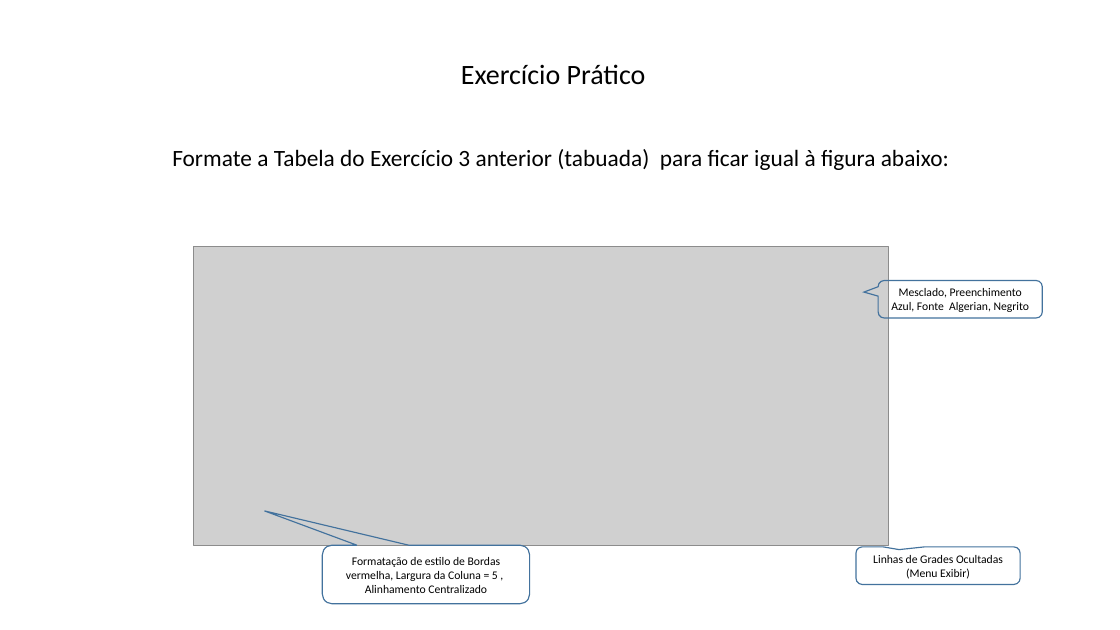
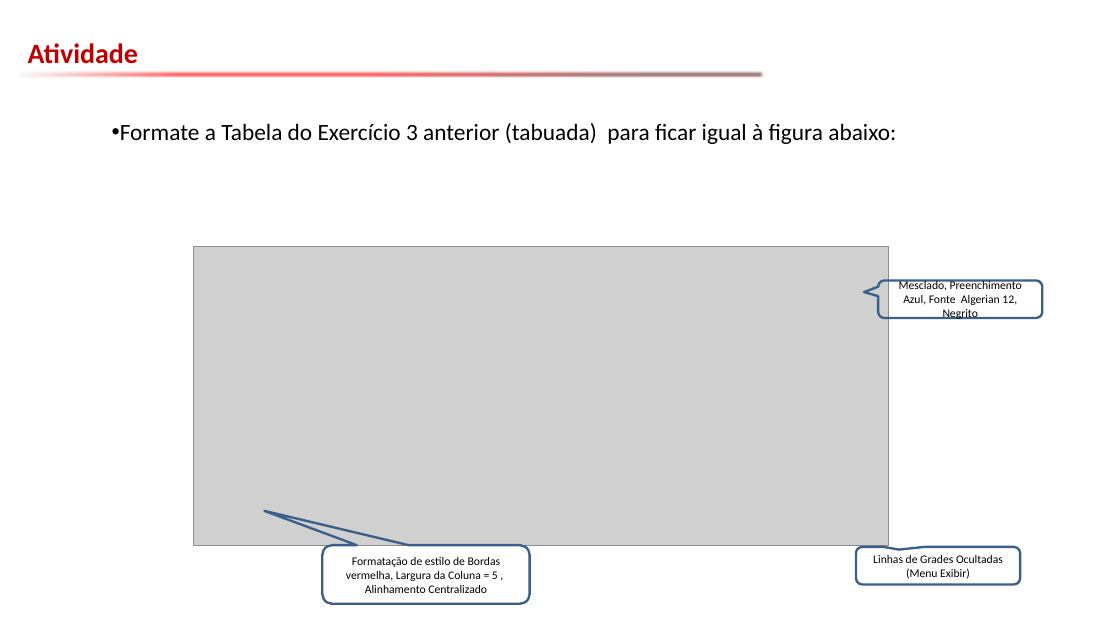
Before and after one commit to emerson-fenrir/Excel_Basico, a slide deck: slide 28 of Aula2.pptx (slide 20 before the commit). Drawn at 1120x630 pixels with LibreOffice and Linux fonts; fonts in the diff are those of the drawing; grey boxes stand for pictures; background and template pictures are left out. Boxes give left, top, right and bottom in pixels: in the first picture for what was removed or moved away, otherwise in the second. Text is boxed around its words. In the diff, an @@ line names an element or a change of style, - is before the commit and + after.

```diff
--- a/Aula2.pptx
+++ b/Aula2.pptx
@@ text added at (x1=28, y1=43, x2=139, y2=64), 24 pt, text #C00000, bold @@
+Atividade
@@ right arrow added at (x1=16, y1=68, x2=765, y2=81), fill gradient #F6FBFC to #FF0000 to #632523 @@
@@ text removed at (x1=461, y1=64, x2=646, y2=85) @@
-Exercício Prático
@@ subtitle "Formate a Tabela do Exercício ..." moved from (x1=172, y1=149, x2=949, y2=170) to (x1=120, y1=123, x2=896, y2=144) @@
@@ subtitle "Formate a Tabela do Exercício ..." at (x1=120, y1=123, x2=896, y2=144): alignment centre to left; bullet none to •; line spacing 0.9 to 1; less space between paragraphs @@
@@ outline #43739E 1 pt to #3A5F8C 2 pt in 3 elements at (x1=323, y1=545, x2=530, y2=604), (x1=856, y1=547, x2=1020, y2=585), (x1=878, y1=281, x2=1042, y2=318) @@
@@ text in rounded speech box at (x1=899, y1=280, x2=1022, y2=319): text changed @@
-Mesclado, Preenchimento Azul, Fonte Algerian, Negrito
+Mesclado, Preenchimento Azul, Fonte Algerian 12, Negrito
```
Also in this commit, not shown: 32 other slides changed, 11 slides added, 3 slides removed, 2 other files.
